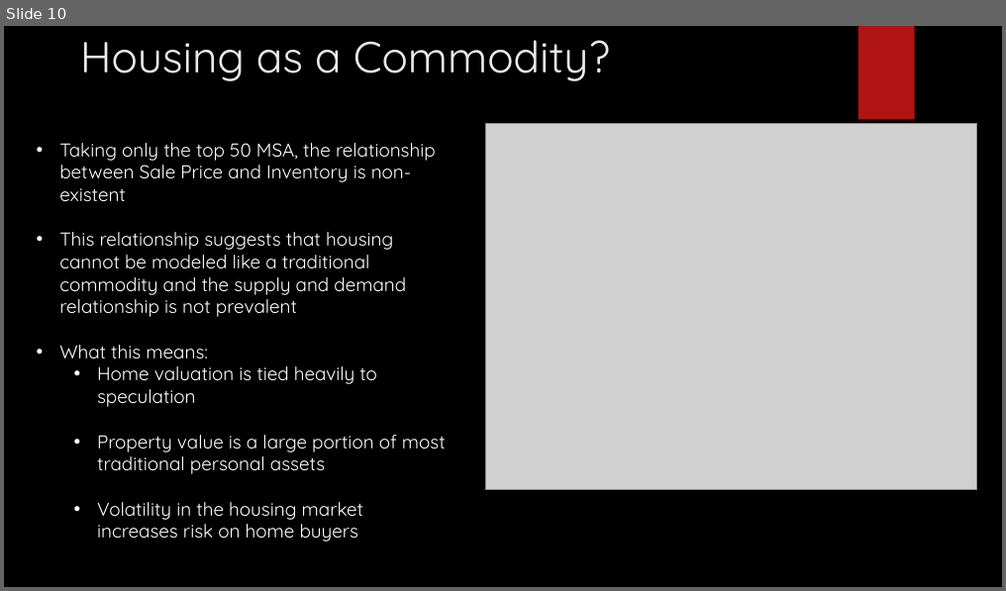
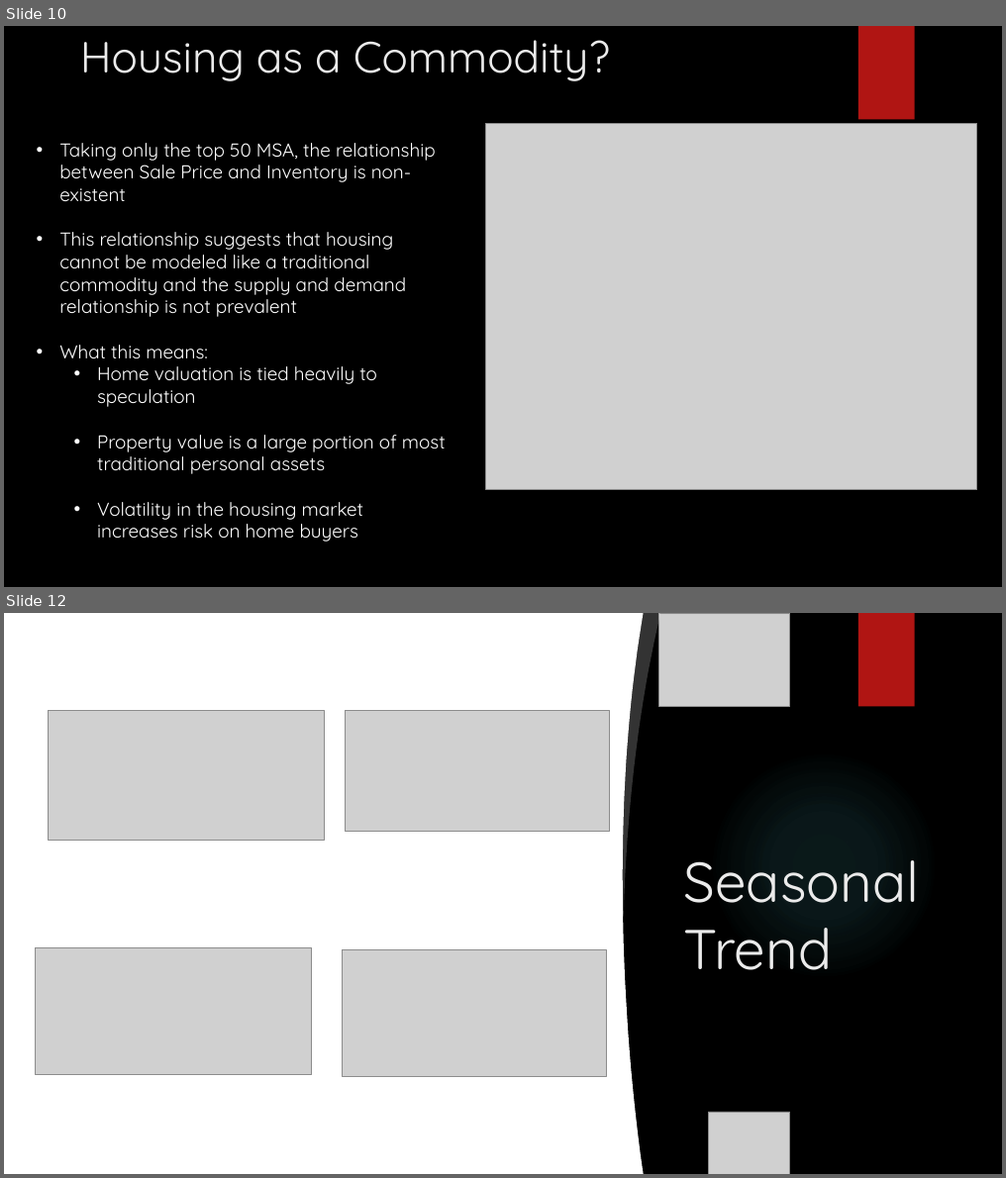
Before and after one commit to grantkerkman/project1_housing, a slide deck: Housing Trends_GK.pptx. Shown one above the other, each under a label of ours: slide 10 before the commit, slides 10 and 12 after it; the slides between them are not shown. The pictures are 1006x591 and 1006x1178 pixels, drawn with LibreOffice and Linux fonts; fonts in the diff are those of the drawing; grey boxes stand for pictures; background and template pictures are left out. Boxes give left, top, right and bottom in pixels: in the first picture for what was removed or moved away, otherwise in the second. Text is boxed around its words. In the diff, an @@ line names an element or a change of style, - is before the commit and + after.

```diff
--- a/Housing Trends_GK.pptx
+++ b/Housing Trends_GK.pptx
@@ slide 12 added at box(4, 613, 1002, 1174), background picture (left out) @@
@@ freeform shape added at box(4, 613, 644, 1174), fill #FFFFFF @@
@@ freeform shape added at box(615, 613, 660, 917), fill #FFFFFF at 20% opacity @@
@@ picture added at box(659, 613, 790, 707) @@
@@ rectangle added at box(858, 613, 915, 707), fill #B01513 @@
@@ picture added at box(48, 710, 325, 840) @@
@@ picture added at box(345, 710, 610, 832) @@
@@ ellipse added at box(709, 750, 939, 980), fill gradient #50B9C1 @@
@@ ellipse added at box(709, 750, 939, 980), fill gradient #50B9C1 @@
@@ picture added at box(4, 832, 334, 1174) @@
@@ picture added at box(4, 850, 129, 1044) @@
@@ title added at box(683, 861, 919, 970), 54 pt, text #EBEBEB @@
+Seasonal Trend
@@ picture added at box(35, 948, 312, 1075) @@
@@ picture added at box(343, 950, 607, 1077) @@
@@ picture added at box(709, 1112, 790, 1174) @@
```
Also in this commit, not shown: 1 other slide added, 1 other file.
